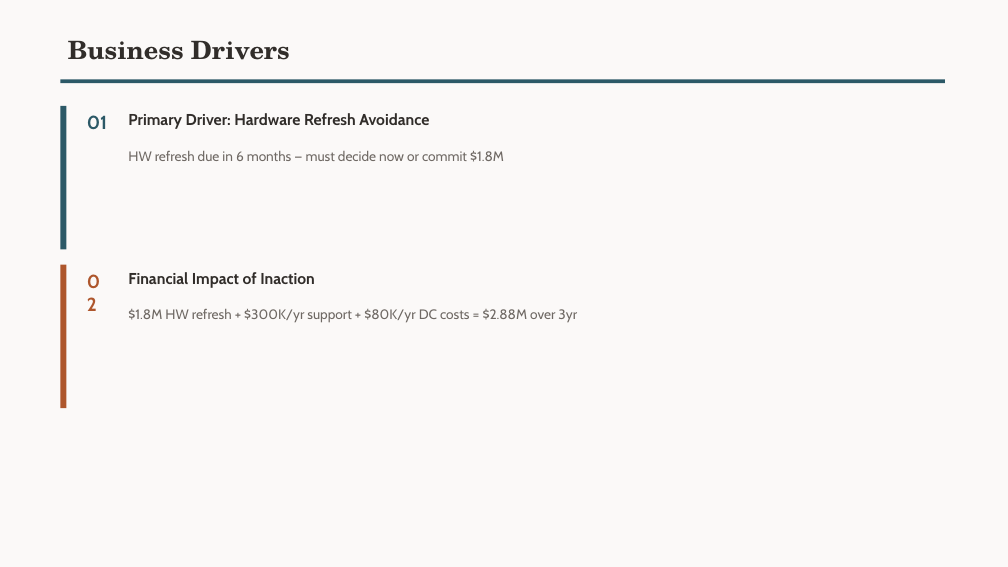
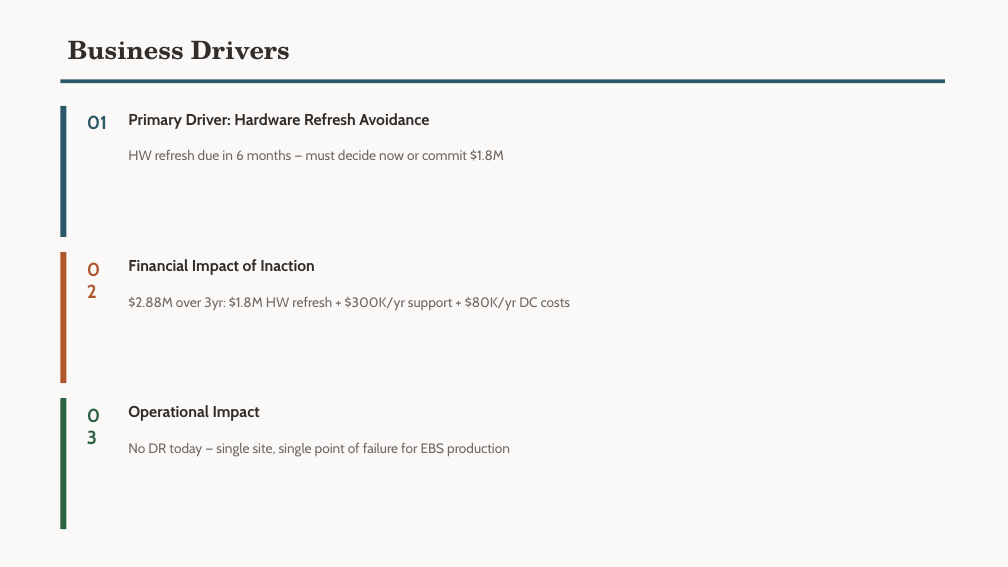
Before and after one commit to Diegoecab/oci-deal-accelerator, a slide deck: slide 3 of examples/output-demo-pharma-mx/opt08-business-case.pptx. Drawn at 1008x567 pixels with LibreOffice and Linux fonts; fonts in the diff are those of the drawing; background and template pictures are left out. Boxes give left, top, right and bottom in pixels: in the first picture for what was removed or moved away, otherwise in the second. Text is boxed around its words. In the diff, an @@ line names an element or a change of style, - is before the commit and + after.

```diff
--- a/examples/output-demo-pharma-mx/opt08-business-case.pptx
+++ b/examples/output-demo-pharma-mx/opt08-business-case.pptx
@@ rectangle: place and size @@
-rectangle at (60,106,67,250)
+rectangle at (60,106,67,237)
@@ rectangle: place and size @@
-rectangle at (60,265,67,408)
+rectangle at (60,252,67,383)
@@ text "02": place and size @@
-text "02" at (79,266,117,300)
+text "02" at (79,253,117,287)
@@ text "Financial Impact of Inaction": place and size @@
-text "Financial Impact of Inaction" at (128,272,315,288)
+text "Financial Impact of Inaction" at (128,259,315,275)
@@ text at (128,297,570,311): text changed @@
-$1.8M HW refresh + $300K/yr support + $80K/yr DC costs = $2.88M over 3yr
+$2.88M over 3yr: $1.8M HW refresh + $300K/yr support + $80K/yr DC costs
@@ rectangle added at (60,399,67,529), fill #2B6242 @@
@@ text added at (79,400,117,434), 18 pt, text #2B6242, bold @@
+03
@@ text added at (128,405,260,421), 15 pt, text #312D2A, bold @@
+Operational Impact
@@ text added at (128,443,510,457), 13 pt, text #6F6964 @@
+No DR today — single site, single point of failure for EBS production
```
Also in this commit, not shown: 5 other slides changed, 2 slides added, 1 slide removed, 4 other files.
